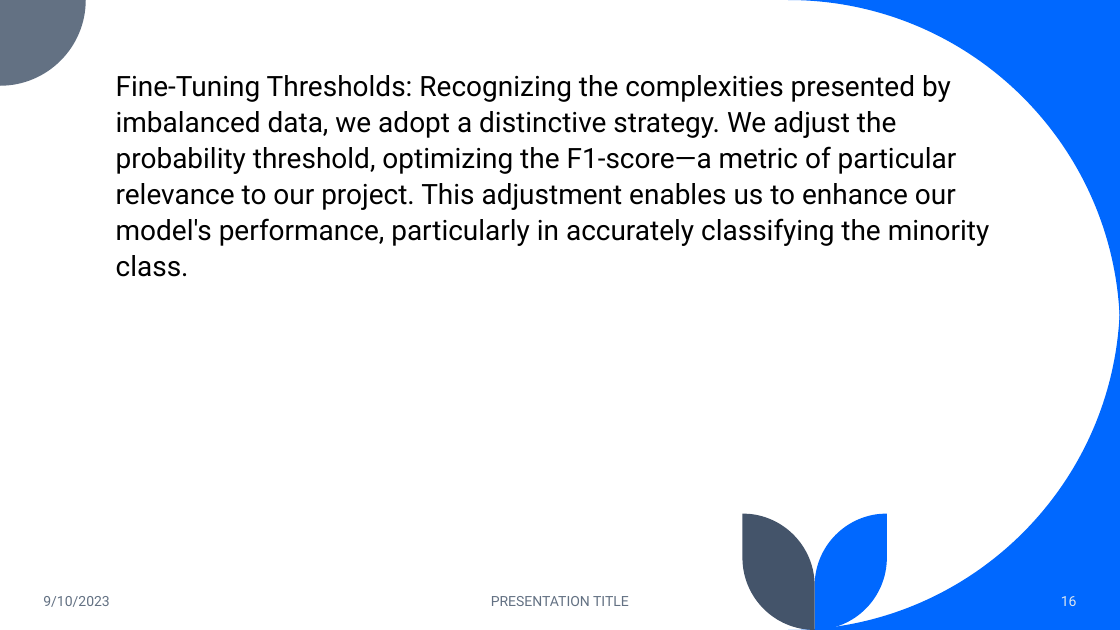
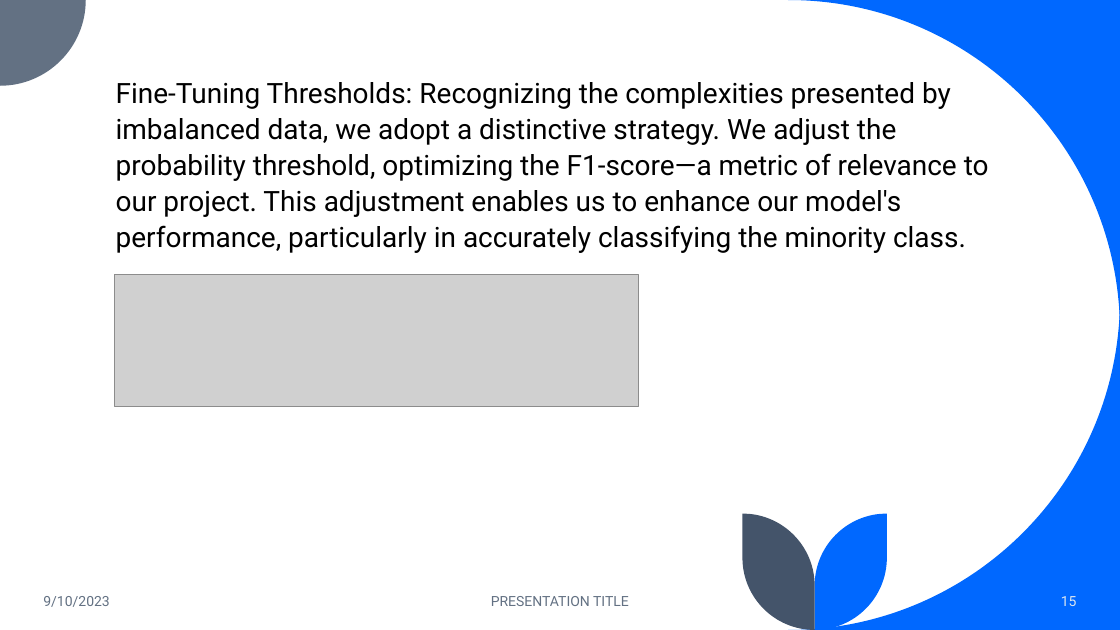
Before and after one commit to kwabenaboateng/AZUBI-CAPSTONE-PROJECT, a slide deck: slide 15 of Income Prediction Challenge for Azubian - PPT.pptx (slide 16 before the commit). Drawn at 1120x630 pixels with LibreOffice and Linux fonts; fonts in the diff are those of the drawing; grey boxes stand for pictures. Boxes give left, top, right and bottom in pixels: in the first picture for what was removed or moved away, otherwise in the second. Text is boxed around its words. In the diff, an @@ line names an element or a change of style, - is before the commit and + after.

```diff
--- a/Income Prediction Challenge for Azubian - PPT.pptx
+++ b/Income Prediction Challenge for Azubian - PPT.pptx
@@ text at [116, 82, 989, 253]: text changed @@
-Fine-Tuning Thresholds: Recognizing the complexities presented by imbalanced data, we adopt a distinctive strategy. We adjust the probability threshold, optimizing the F1-score—a metric of particular relevance to our project. This adjustment enables us to enhance our model's performance, particularly in accurately classifying the minority class.
+Fine-Tuning Thresholds: Recognizing the complexities presented by imbalanced data, we adopt a distinctive strategy. We adjust the probability threshold, optimizing the F1-score—a metric of relevance to our project. This adjustment enables us to enhance our model's performance, particularly in accurately classifying the minority class.
@@ picture added at [114, 275, 639, 406] @@
@@ page number at [1061, 596, 1077, 606]: text changed @@
-16
+15
```
Also in this commit, not shown: 6 other slides changed, 3 slides added, 11 slides removed, 8 other files.
